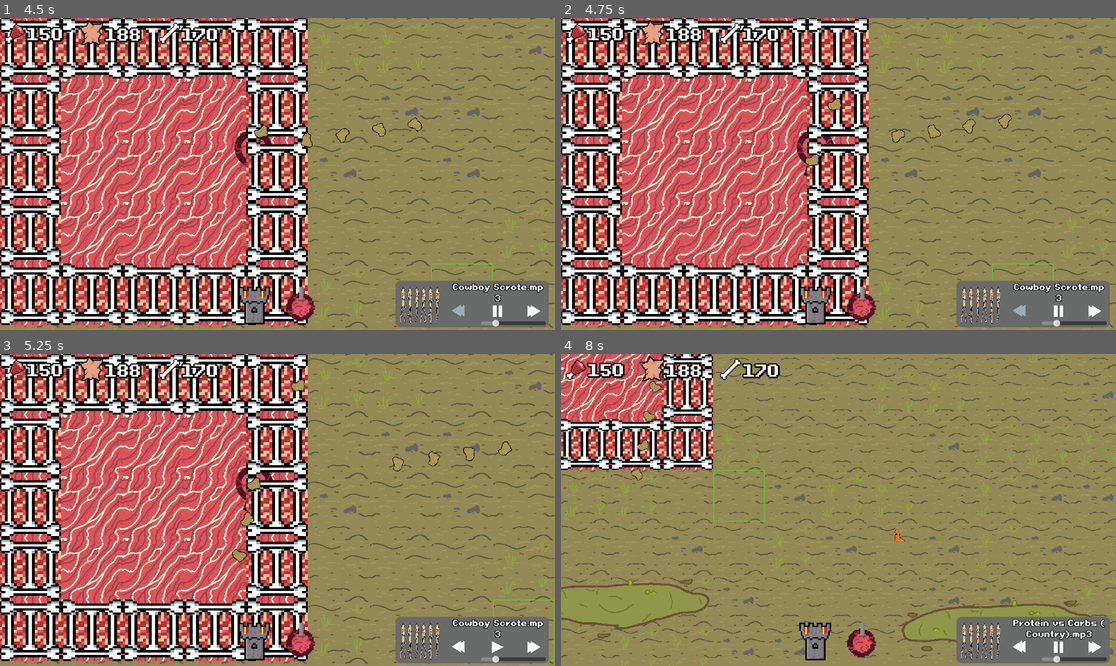
Above: before the commit, frames 1-4 (two rows, left to right).
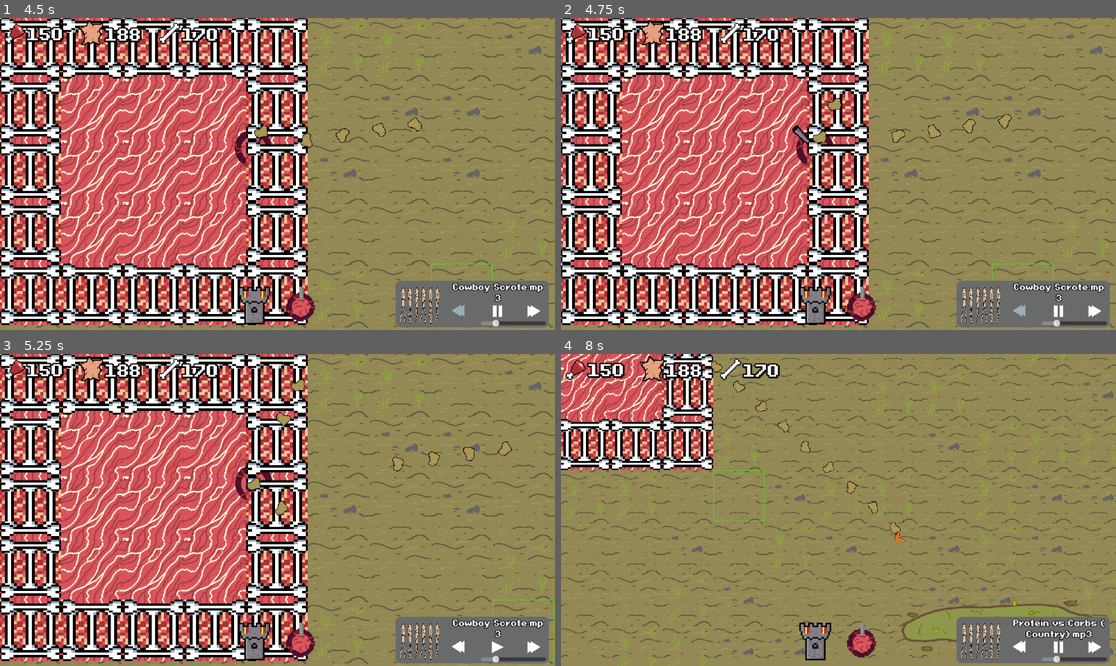
Above: after the commit, the same moments.

Repository: PhilipSBeck/Ludum-Dare-56
Game: Godot game, scene res://Levels/TitleScreen.tscn
Same seed, same stepped clock (60 frames per second), same inputs: the game is played once before the commit and once after it. Sound files missing from this copy of the repository are replaced by a short silence.
Inputs (mouse positions are in pixels of both pictures, inside the frame that each line leads up to):
- Up to frame 1 (4.5 s): click "Start" at 0.5 s; click (532, 311) at 1.25 s; click (532, 311) at 2 s; click (255, 308) at 2.75 s; click (299, 308) at 3.5 s; click (460, 311) at 4.25 s
- Up to frame 2 (4.75 s): no input
- Up to frame 3 (5.25 s): click (499, 647) at 5 s
- Up to frame 4 (8 s): click (1060, 647) at 5.75 s; move the mouse to (960, 494) at 6.52 s; hold Right (ui_right) 6.53-7.28 s; click (960, 494) at 6.6 s; move the mouse to (727, 525) at 7.27 s; hold Down (ui_down) from 7.28 s (still down); tap Mouse wheel down (WheelDown) at 7.35 s; click (727, 525) at 7.55 s

Frame 1 is identical in both runs. In frame 2, 0.3% of the frame differs, in the area x 41-50%, y 34-51%; in frame 3, 0.4%; in frame 4, 1.2%, in the area x 0-62%, y 2-92%.

Commit message:
Update main.gd

Diff:
--- a/Scripts/Core/main.gd
+++ b/Scripts/Core/main.gd
@@ -69,6 +69,10 @@
 	$MainHud.increase_meat(-WALL_PRICE_MEAT)
 	$MainHud.increase_skin(-WALL_PRICE_SKIN)
 
+	var fortress_min = (Vector2(mapPos)*128.0)-(Vector2(2.5,2.5)*128.0)
+	var fortress_max = (Vector2(mapPos)*128.0)+(Vector2(2.5,2.5)*128.0)
+	delete_spawner_here(Rect2(fortress_min, fortress_max))
+
 	mapPos = get_fortress_corner_from_map_pos(mapPos)
 	for i in 5:
 		for j in 5:
@@ -82,6 +86,7 @@
 					add_child(wall)
 	check_wall_adjecency()
 	set_placing_tiles(false)
+
 
 func attempt_place_turret():
 	var mousePos = $TileMapLayer.get_global_mouse_position()
@@ -154,3 +159,16 @@
 	$MainHud.increase_bones(BONES_GAINED)
 	$MainHud.increase_meat(MEAT_GAINED)
 	$MainHud.increase_skin(SKIN_GAINED)
+
+func delete_spawner_here(bounds: Rect2) -> void:
+	var spawners = $Spawners.get_children()
+	for spawner in spawners:
+		var spawner_col_shape: CollisionShape2D = spawner.get_node("CollisionShape2D")
+		var spawner_scale = spawner_col_shape.scale/2
+		var spawner_bounds_min = spawner.position - spawner_scale
+		var spawner_bounds_max = spawner.position + spawner_scale
+
+		var spawner_bounds = Rect2(spawner_bounds_min, spawner_bounds_max)
+
+		if bounds.intersects(spawner_bounds):
+			spawner.queue_free()
